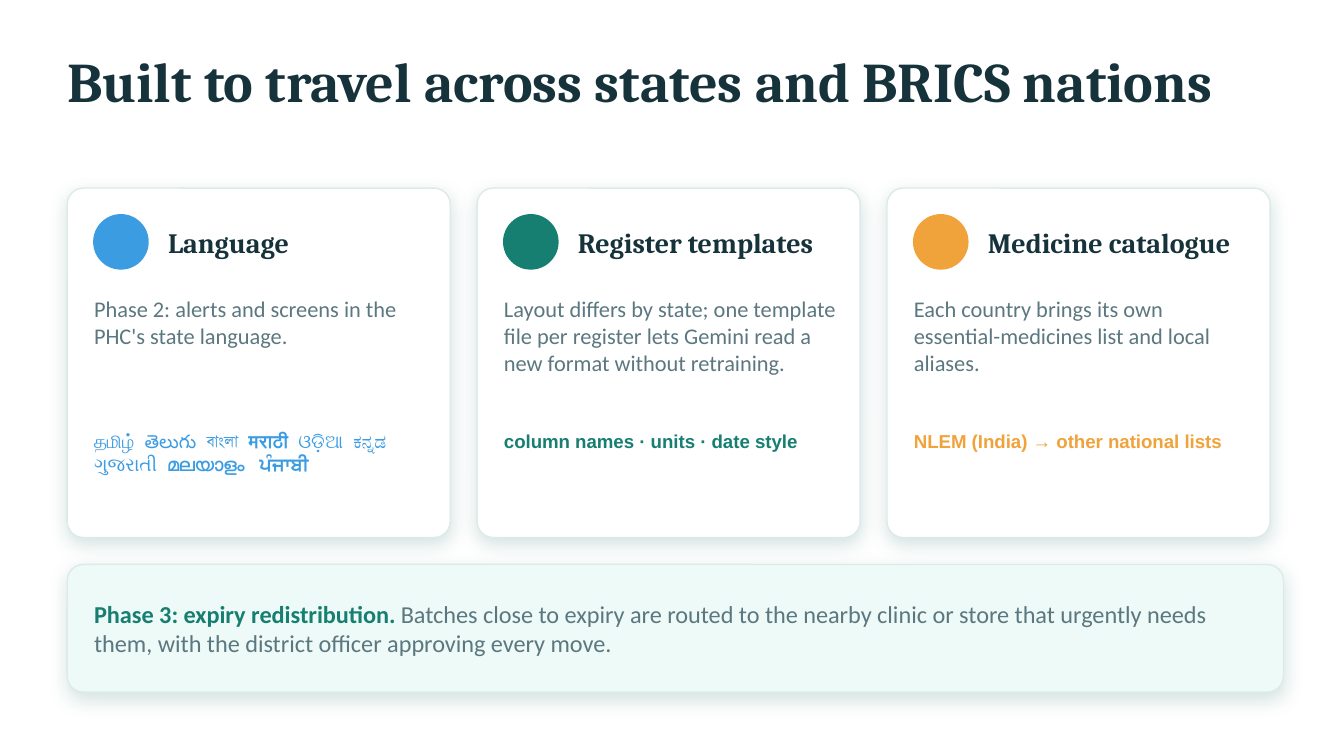
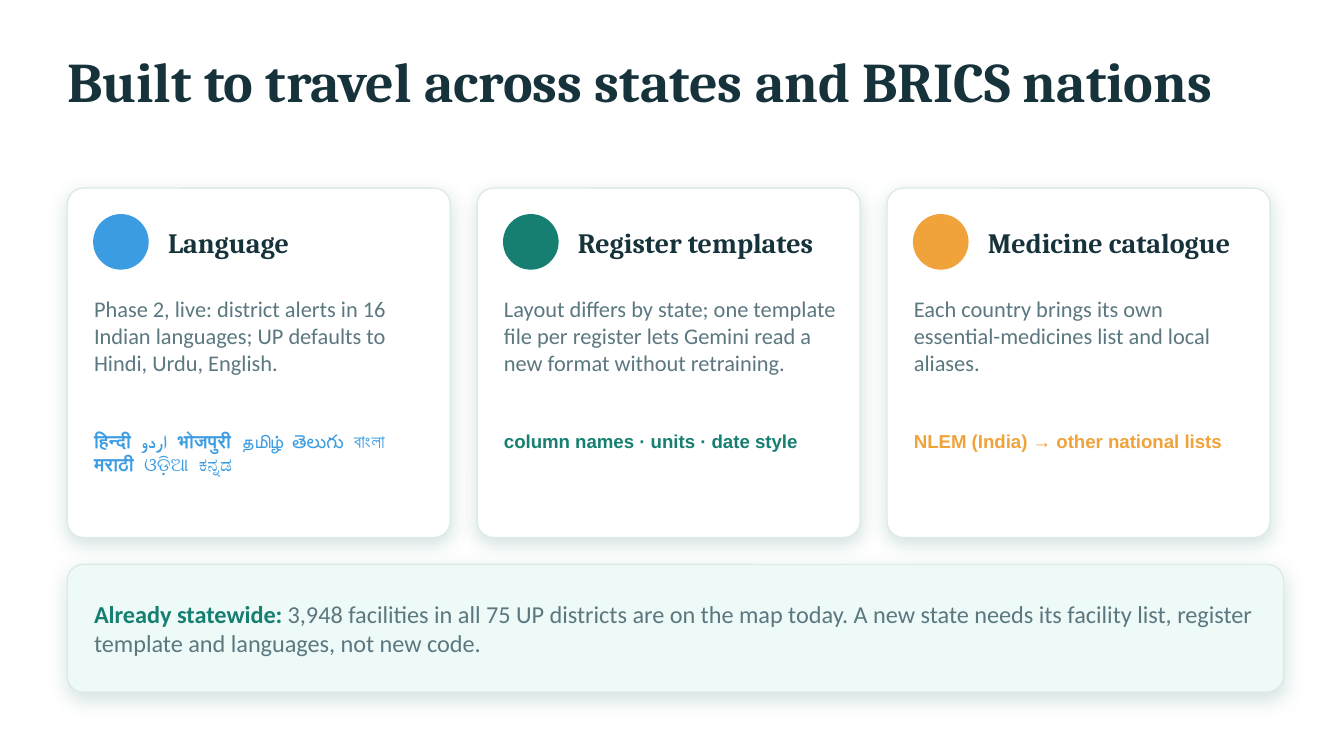
Before and after one commit to maurya-aryan/register-lens, a slide deck: slide 10 of docs/deck/Register-Lens-pitch-deck.pptx. Drawn at 1344x756 pixels with LibreOffice and Linux fonts; fonts in the diff are those of the drawing. Boxes give left, top, right and bottom in pixels: in the first picture for what was removed or moved away, otherwise in the second. Text is boxed around its words. In the diff, an @@ line names an element or a change of style, - is before the commit and + after.

```diff
--- a/docs/deck/Register-Lens-pitch-deck.pptx
+++ b/docs/deck/Register-Lens-pitch-deck.pptx
@@ text at (94,301,386,375): text changed @@
-Phase 2: alerts and screens in the PHC's state language.
+Phase 2, live: district alerts in 16 Indian languages; UP defaults to Hindi, Urdu, English.
@@ text at (94,434,385,476): text changed @@
-தமிழ் తెలుగు বাংলা मराठी ଓଡ଼ିଆ ಕನ್ನಡ ગુજરાતી മലയാളം ਪੰਜਾਬੀ
+हिन्दी اردو भोजपुरी தமிழ் తెలుగు বাংলা मराठी ଓଡ଼ିଆ ಕನ್ನಡ
@@ text at (94,606,1252,656): text changed @@
-Phase 3: expiry redistribution. Batches close to expiry are routed to the nearby clinic or store that urgently needs them, with the district officer approving every move.
+Already statewide: 3,948 facilities in all 75 UP districts are on the map today. A new state needs its facility list, register template and languages, not new code.
```
Also in this commit, not shown: 2 other slides changed, 2 slides added, 2 slides removed, 20 other files.
